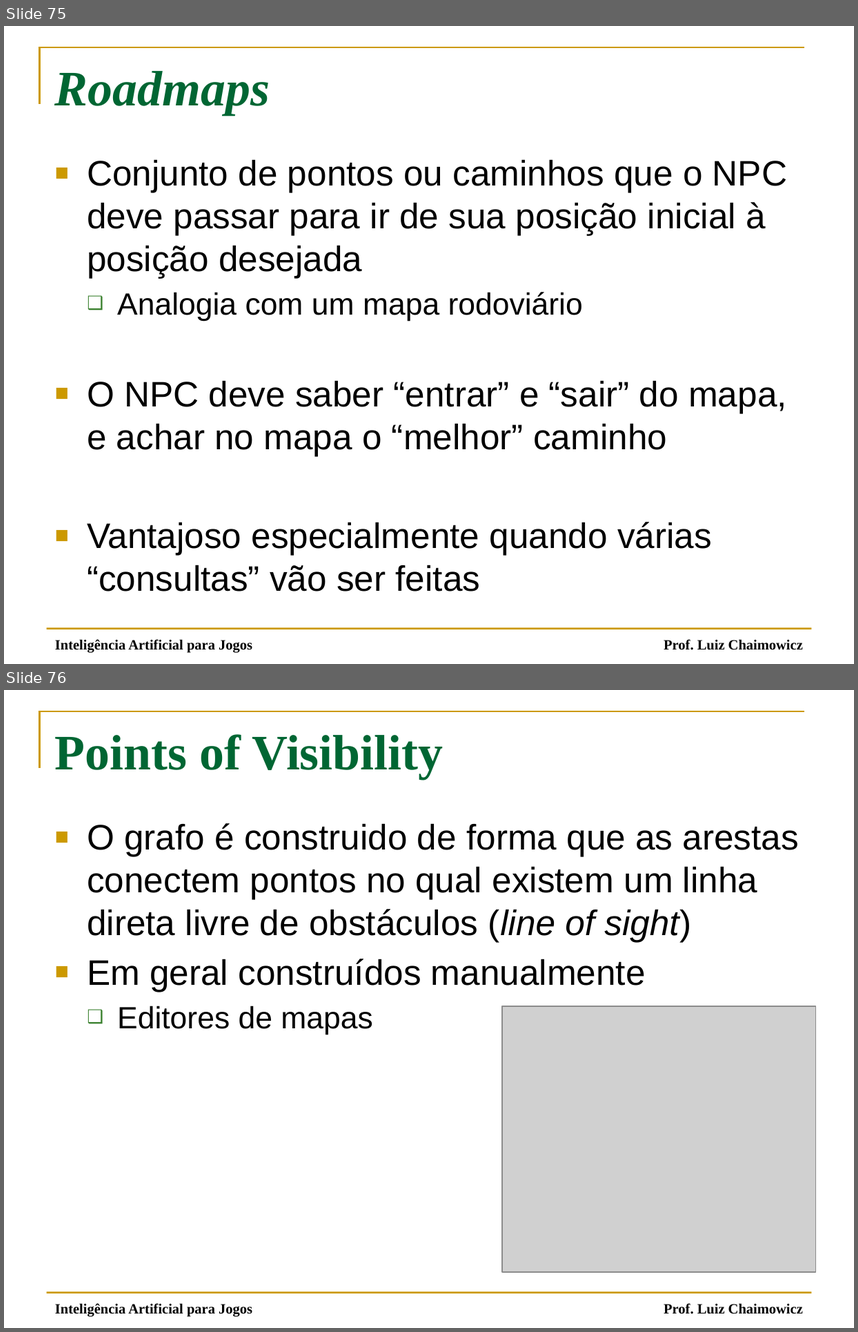
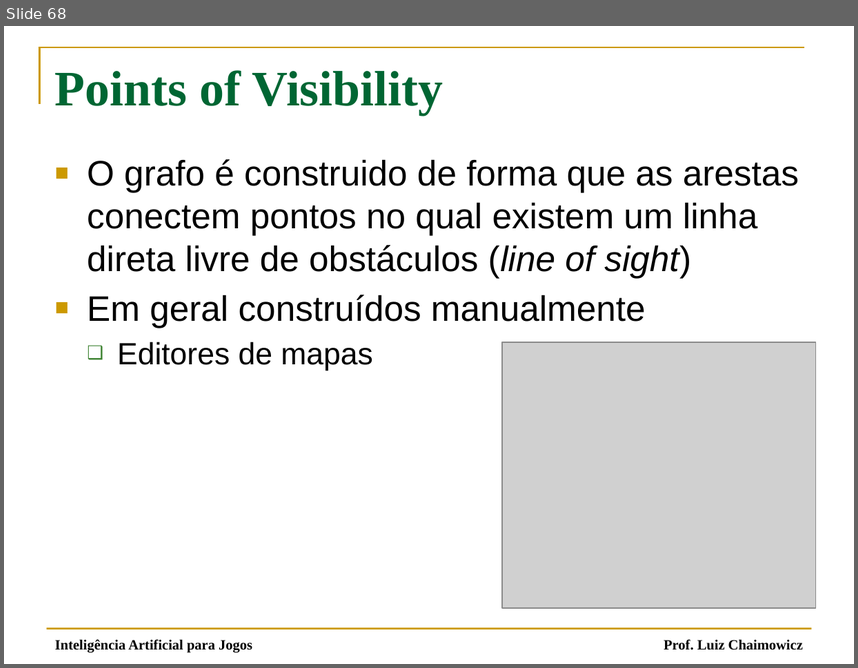
Before and after one commit to fegemo/cefet-games, a slide deck: attachments/IA 03 - Movimentação Simples.pptx. Shown one above the other, each under a label of ours: slides 75 and 76 before the commit, slide 68 after it. The pictures are 858x1332 and 858x668 pixels, drawn with LibreOffice and Linux fonts; fonts in the diff are those of the drawing; grey boxes stand for pictures. Boxes give left, top, right and bottom in pixels: in the first picture for what was removed or moved away, otherwise in the second. Text is boxed around its words. In the diff, an @@ line names an element or a change of style, - is before the commit and + after.

```diff
--- a/attachments/IA 03 - Movimentação Simples.pptx
+++ b/attachments/IA 03 - Movimentação Simples.pptx
@@ slide 75 removed at bbox=[4, 26, 854, 664], background #FFFFFF; not listed: 3 template elements that a slide beside it also shows @@
@@ title removed at bbox=[55, 71, 270, 115] @@
-Roadmaps
@@ text removed at bbox=[87, 159, 787, 591] @@
-■ Conjunto de pontos ou caminhos que o NPC deve passar para ir de sua posição inicial à posição desejada
-  ❑ Analogia com um mapa rodoviário
-■ O NPC deve saber “entrar” e “sair” do mapa, e achar no mapa o “melhor” caminho
-■ Vantajoso especialmente quando várias “consultas” vão ser feitas
@@ text removed at bbox=[55, 639, 252, 653] @@
-Inteligência Artificial para Jogos
@@ what was slide 76 is now slide 68 @@
```
Also in this commit, not shown: 8 slides changed, 4 slides added, 36 other slides removed, 1 other file.
